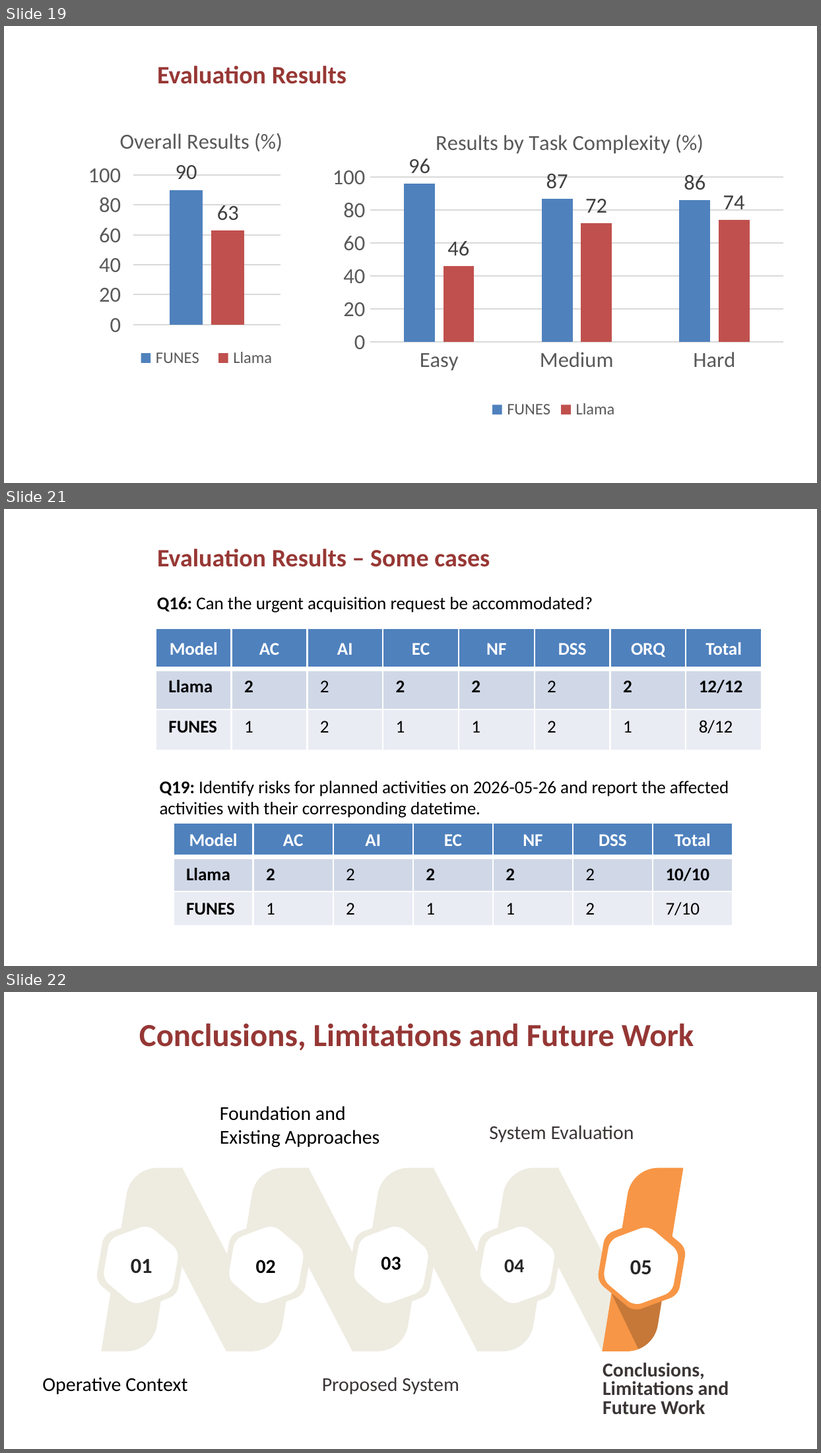
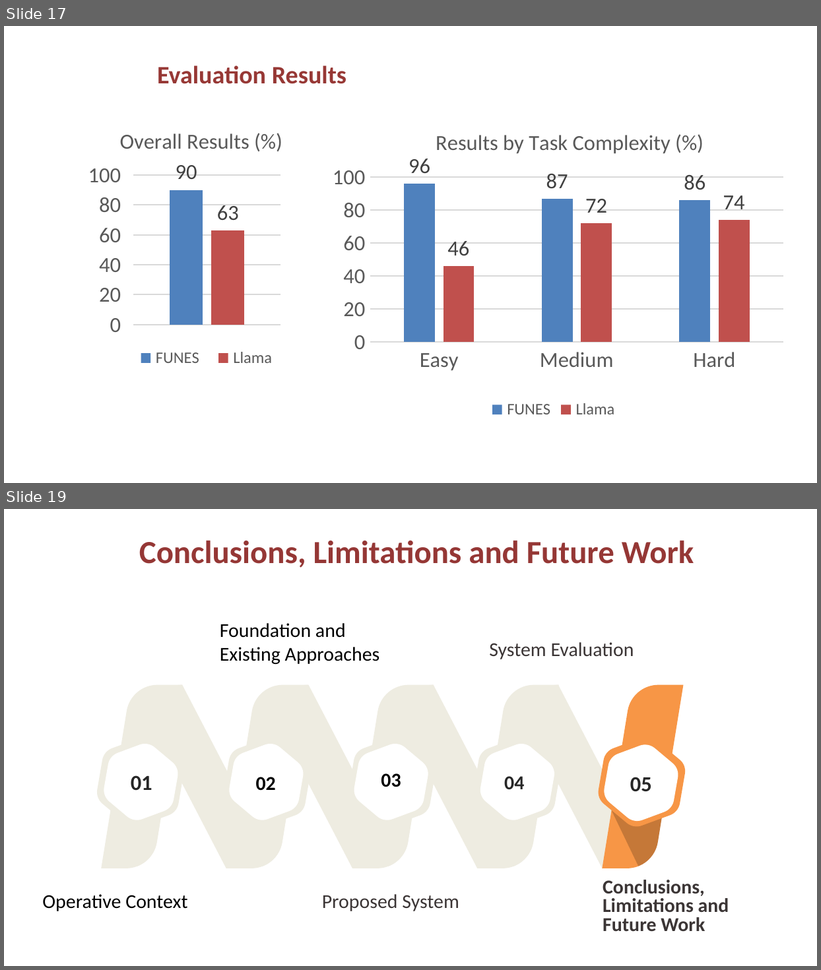
Before and after one commit to AntonLissa/AIRO-thesis, a slide deck: AIRO.pptx. Shown one above the other, each under a label of ours: slides 19, 21 and 22 before the commit, slides 17 and 19 after it; the slides between them are not shown. The pictures are 821x1453 and 821x970 pixels, drawn with LibreOffice and Linux fonts; fonts in the diff are those of the drawing; background and template pictures are left out. Boxes give left, top, right and bottom in pixels: in the first picture for what was removed or moved away, otherwise in the second. Text is boxed around its words. In the diff, an @@ line names an element or a change of style, - is before the commit and + after.

```diff
--- a/AIRO.pptx
+++ b/AIRO.pptx
@@ slide 21 removed at (4, 509, 817, 966), background #FFFFFF @@
@@ text removed at (157, 549, 490, 567) @@
-Evaluation Results – Some cases
@@ text removed at (157, 597, 593, 613) @@
-Q16: Can the urgent acquisition request be accommodated?
@@ table removed at (156, 629, 764, 751), 3 rows, 8 columns @@
-Model | AC | AI | EC | NF | DSS | ORQ | Total
-Llama | 2 | 2 | 2 | 2 | 2 | 2 | 12/12
-FUNES | 1 | 2 | 1 | 1 | 2 | 1 | 8/12
@@ text removed at (160, 781, 729, 818) @@
-Q19: Identify risks for planned activities on 2026-05-26 and report the affected activities with their corresponding datetime.
@@ table removed at (173, 823, 732, 927), 3 rows, 7 columns @@
-Model | AC | AI | EC | NF | DSS | Total
-Llama | 2 | 2 | 2 | 2 | 2 | 10/10
-FUNES | 1 | 2 | 1 | 1 | 2 | 7/10
@@ what was slide 19 is now slide 17 @@
@@ what was slide 22 is now slide 19 @@
```
Also in this commit, not shown: 10 slides changed, 2 other slides removed, 1 other file.
